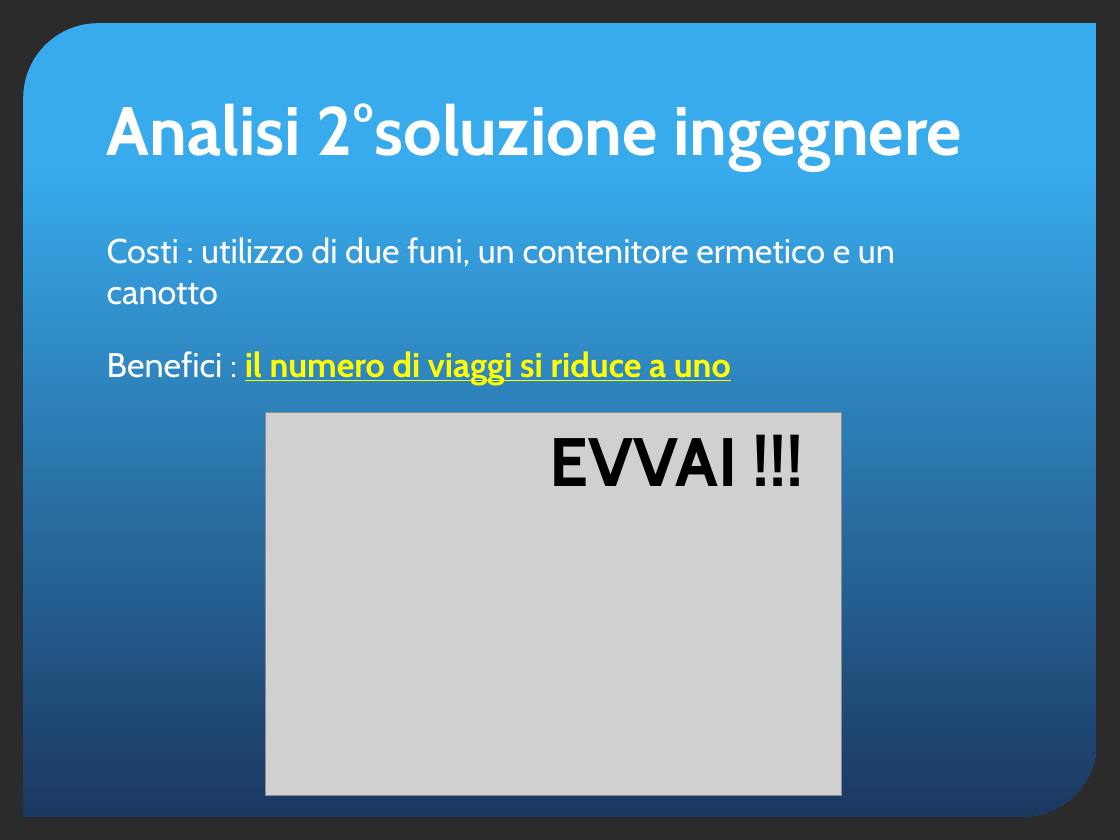
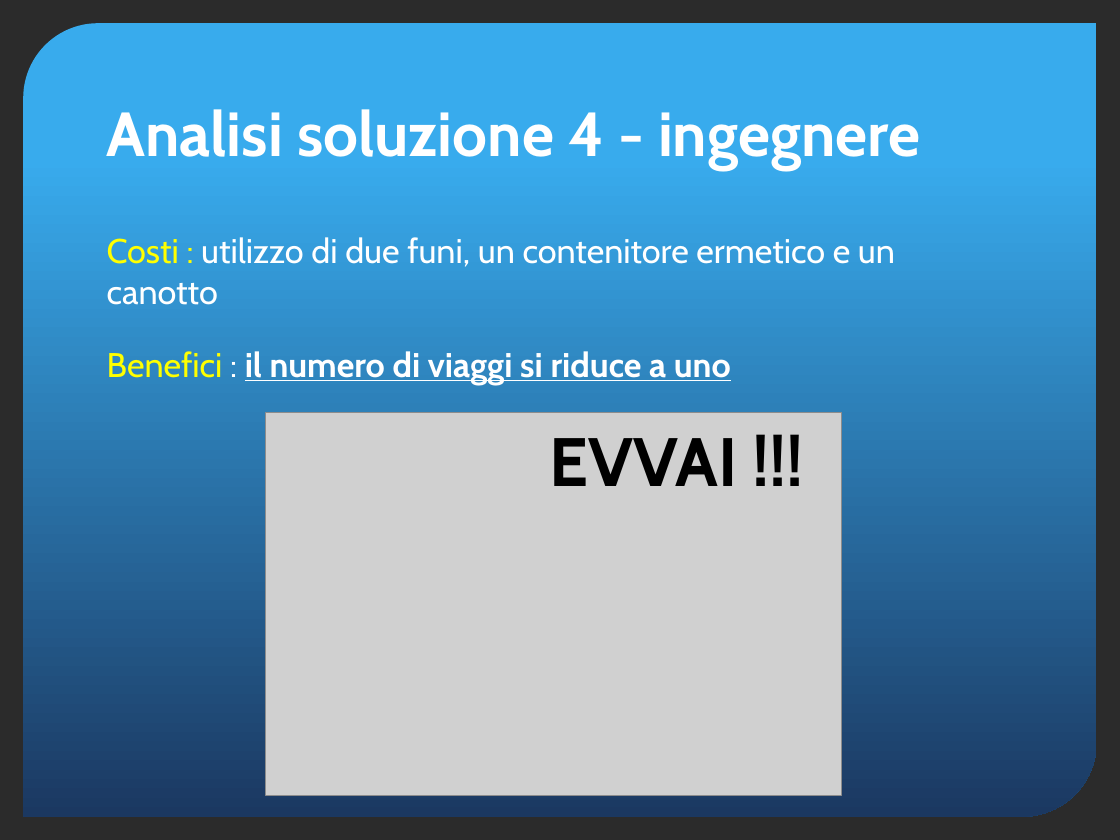
Before and after one commit to yan0z/ISW, a slide deck: slide 18 of Quesito 4 Team/Quesito4-presentazione.pptx (slide 13 before the commit). Drawn at 1120x840 pixels with LibreOffice and Linux fonts; fonts in the diff are those of the drawing; grey boxes stand for pictures; background and template pictures are left out; a plain dark background stands for a picture behind light text. Boxes give left, top, right and bottom in pixels: in the first picture for what was removed or moved away, otherwise in the second. Text is boxed around its words. In the diff, an @@ line names an element or a change of style, - is before the commit and + after.

```diff
--- a/Quesito 4 Team/Quesito4-presentazione.pptx
+++ b/Quesito 4 Team/Quesito4-presentazione.pptx
@@ title at (107, 109, 920, 170): text changed; size 44 to 40 pt @@
-Analisi 2°soluzione ingegnere
+Analisi soluzione 4 - ingegnere
@@ text "Costi : utilizzo di due ..." at (107, 237, 895, 385): text colour #FFFFFF to #FFFF00 in "Costi :", "Benefici"; text colour #FFFF00 to #FFFFFF in "il numero di viaggi si riduce a ..." @@
```
Also in this commit, not shown: 9 other slides changed, 7 slides added.
